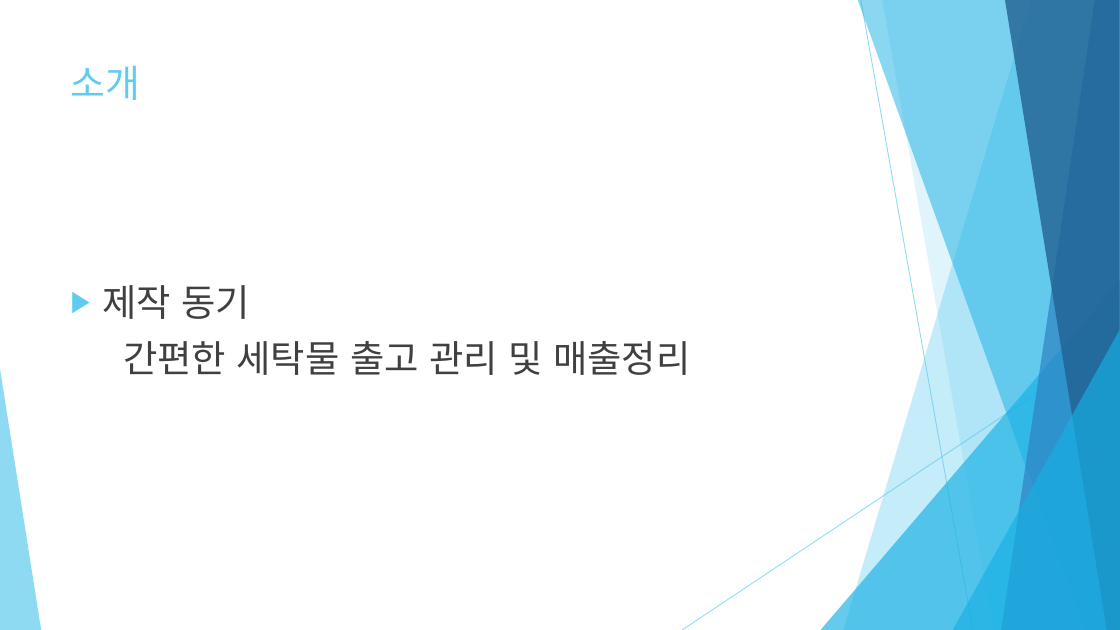
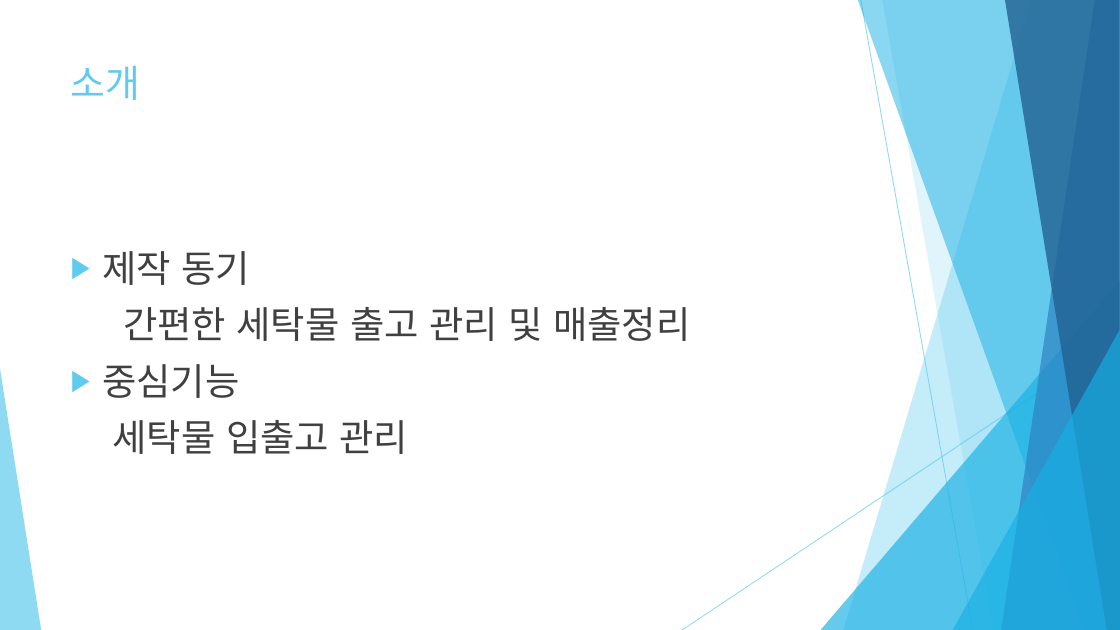
Before and after one commit to mywns123/project_yeop, a slide deck: slide 3 of document/세탁물 주문 관리_임준엽.pptx. Drawn at 1120x630 pixels with LibreOffice and Linux fonts; fonts in the diff are those of the drawing. Boxes give left, top, right and bottom in pixels: in the first picture for what was removed or moved away, otherwise in the second. Text is boxed around its words. In the diff, an @@ line names an element or a change of style, - is before the commit and + after.

```diff
--- a/document/세탁물 주문 관리_임준엽.pptx
+++ b/document/세탁물 주문 관리_임준엽.pptx
@@ text at (102, 364, 409, 454): paragraphs added @@
+▶ 중심기능
+세탁물 입출고 관리
```
Also in this commit, not shown: 3 other slides changed, 2 other files.
